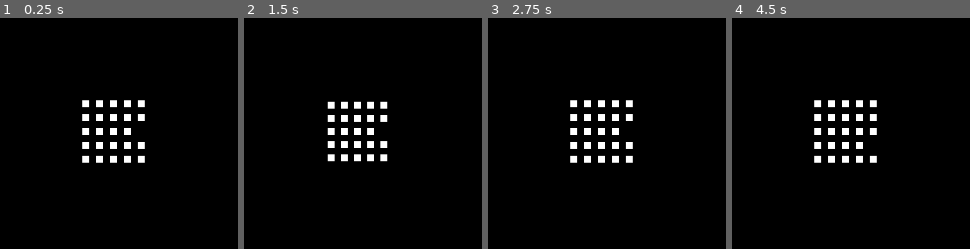
Above: before the commit, frames 1-4 (left to right).
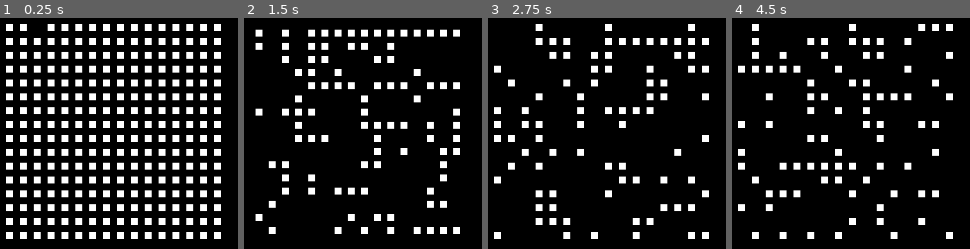
Above: after the commit, the same moments.

Repository: timvisee/38c3-dots
Game: Godot game, scene res://scenes/main.tscn
The game is run twice, just before and just after one commit, with the same random seed, the same clock (stepped at 60 frames per second) and the same inputs.
Inputs:
- Up to frame 1 (0.25 s): no input
- Up to frame 2 (1.5 s): tap Enter (ui_accept) at 0.5 s; hold Right (ui_right) 0.53-1.28 s; hold Enter (ui_accept) 0.53-1.28 s; hold Down (ui_down) from 1.28 s (still down); tap - (padding_min) at 1.35 s
- Up to frame 3 (2.75 s): tap Enter (ui_accept) at 1.52, 1.55, 1.82, 2.3 s; release Down (ui_down) at 2.03 s; hold Right (ui_right) from 2.03 s (still down); hold = (padding_plus) from 2.03 s (still down)
- Up to frame 4 (4.5 s): release Right (ui_right) at 2.78 s; release = (padding_plus) at 2.78 s; hold Up (ui_up) 2.78-3.53 s; tap Enter (ui_accept) at 2.85, 3.02, 3.32, 3.77, 3.8, 4.07 s; hold - (padding_min) 3.53-4.28 s; hold Left (ui_left) from 3.53 s (still down); tap = (padding_plus) at 4.35 s

The runs differ from the first frame. In frame 1, 28% of the frame differs, in the area x 2-93%, y 2-96%; in frame 2, 12%; in frame 3, 11%; in frame 4, 11%.

Commit message:
Extract scene into separate module

Diff:
--- a/scenes/main.tscn
+++ b/scenes/main.tscn
@@ -1,7 +1,8 @@
-[gd_scene load_steps=3 format=3 uid="uid://bobjitdj8o1x"]
+[gd_scene load_steps=4 format=3 uid="uid://bobjitdj8o1x"]
 
 [ext_resource type="Script" path="res://scripts/Grid.gd" id="1_qybds"]
 [ext_resource type="PackedScene" uid="uid://ecsubqftckxq" path="res://prefabs/Dot.tscn" id="2_641y3"]
+[ext_resource type="Script" path="res://scripts/Runbook.gd" id="3_l4onm"]
 
 [node name="Control" type="Control"]
 layout_mode = 3
@@ -44,3 +45,6 @@
 
 [node name="Dot" parent="Container/Grid" instance=ExtResource("2_641y3")]
 layout_mode = 2
+
+[node name="Runbook" type="Node" parent="."]
+script = ExtResource("3_l4onm")
--- a/scripts/Grid.gd
+++ b/scripts/Grid.gd
@@ -2,8 +2,8 @@
 
 @export var dot_prefab: Control;
 
-@export var WIDTH: int = 5;
-@export var HEIGHT: int = 5;
+@export var WIDTH: int = 16;
+@export var HEIGHT: int = 16;
 
 const PREFAB_DOT = preload("res://prefabs/Dot.tscn");
 const OFFSET_MOVE = 5.0;
@@ -29,17 +29,6 @@
 	self.relayout();
 
 
-var last = 0;
-func _process(delta):
-	set_dot_i(last, false);
-	set_dot_i(last - 1, true);
-	if last == 0:
-		set_dot_i(last - 1, true);
-	else:
-		set_dot_i(WIDTH * HEIGHT - 1, true);
-	last = (last + 1) % (WIDTH * HEIGHT);
-
-
 func _input(event):
 	if event.is_action_pressed("padding_plus"):
 		self.padding += 1.0;
@@ -62,11 +51,8 @@
 		self.relayout();
 
 	if event.is_action_pressed("ui_accept"):
-		for dot in dots:
-			if randi_range(0, 2) == 0:
-				dot.modulate = Color(1, 1, 1, 0);
-			else:
-				dot.modulate = Color(1, 1, 1, 1);
+		for i in range(WIDTH * HEIGHT):
+			set_dot_i(i, randi_range(0, 2) == 0);
 
 
 func xy_to_i(x: int, y: int) -> int:
@@ -92,11 +78,7 @@
 	if i < 0 || i >= WIDTH * HEIGHT:
 		print("dot index out of bound");
 		return;
-
-	if enabled:
-		dots[i].modulate = Color(1, 1, 1, 1);
-	else:
-		dots[i].modulate = Color(1, 1, 1, 0);
+	dots[i].modulate = Color(1, 1, 1, float(enabled));
 
 
 func relayout():
--- /dev/null
+++ b/scripts/Runbook.gd
@@ -0,0 +1,23 @@
+extends Node
+
+
+@onready var grid = $"../Container/Grid";
+@onready var width = grid.WIDTH;
+@onready var height = grid.HEIGHT;
+
+
+var frame = 0;
+var last = 0;
+func _process(delta):
+	frame += 1;
+	if frame < 5:
+		return;
+	frame = 0;
+
+	grid.set_dot_i(last, false);
+	grid.set_dot_i(last - 1, true);
+	if last == 0:
+		grid.set_dot_i(last - 1, true);
+	else:
+		grid.set_dot_i(width * height - 1, true);
+	last = (last + 1) % (width * height);
